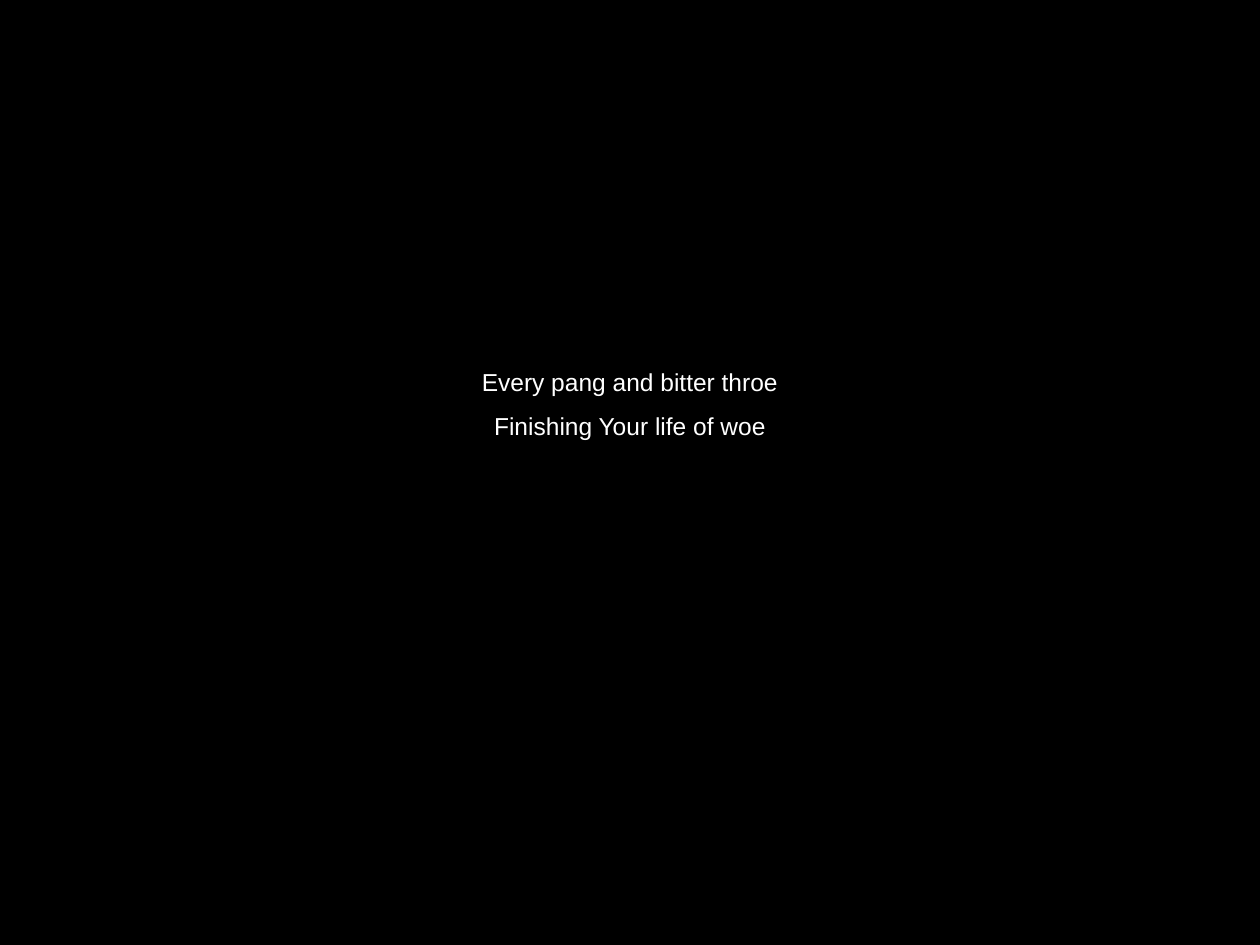
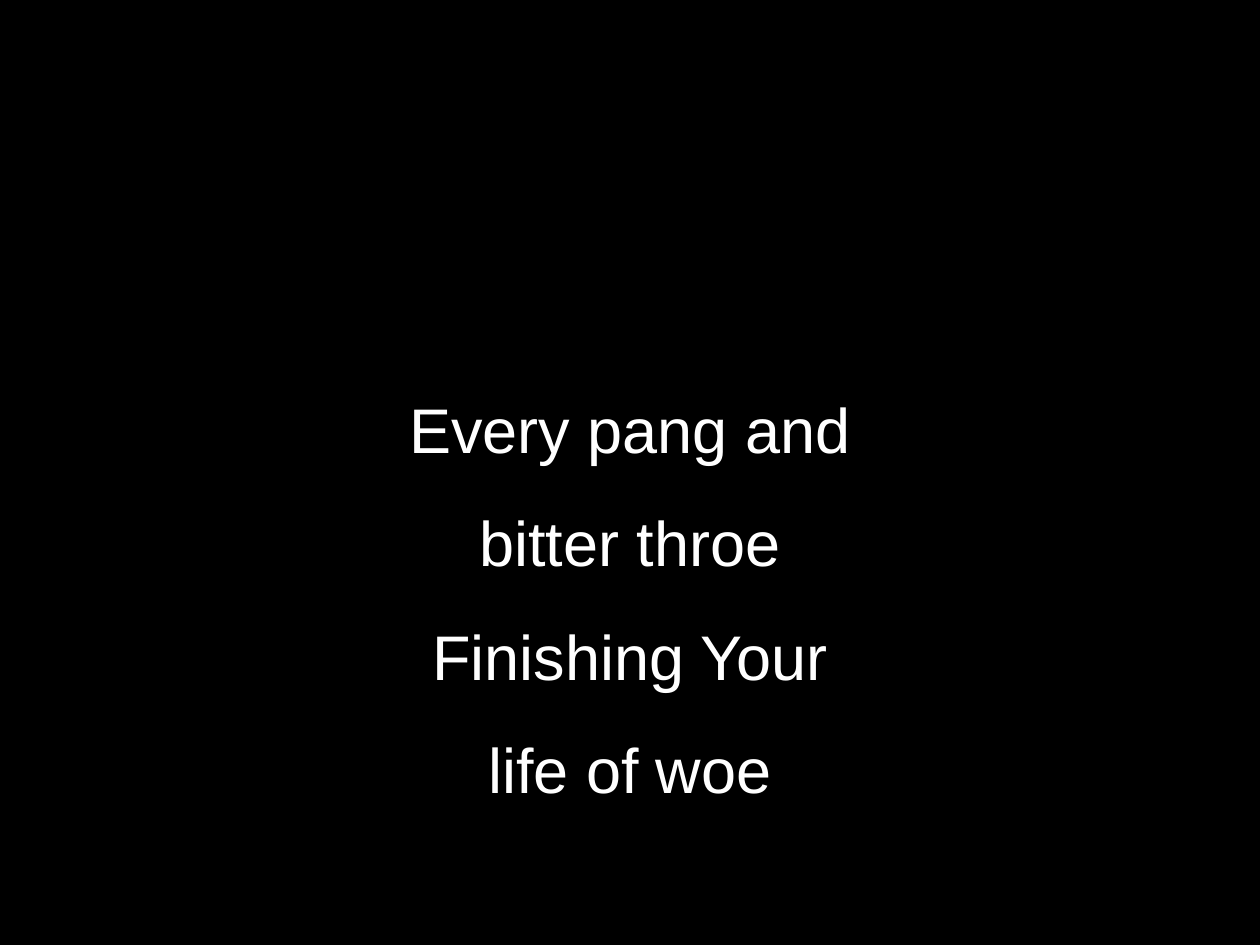
Before and after one commit to MasterTemple/CSCI-450-Group-Project-Backend, a slide deck: slide 5 of temp.pptx. Drawn at 1260x945 pixels with LibreOffice and Linux fonts; fonts in the diff are those of the drawing. Boxes give left, top, right and bottom in pixels: in the first picture for what was removed or moved away, otherwise in the second. Text is boxed around its words. In the diff, an @@ line names an element or a change of style, - is before the commit and + after.

```diff
--- a/temp.pptx
+++ b/temp.pptx
@@ text "Every pang and bitter throe ..." at box(409, 407, 850, 794): size 14 to 36 pt @@
```
Also in this commit, not shown: 19 other slides changed, 2 other files.
